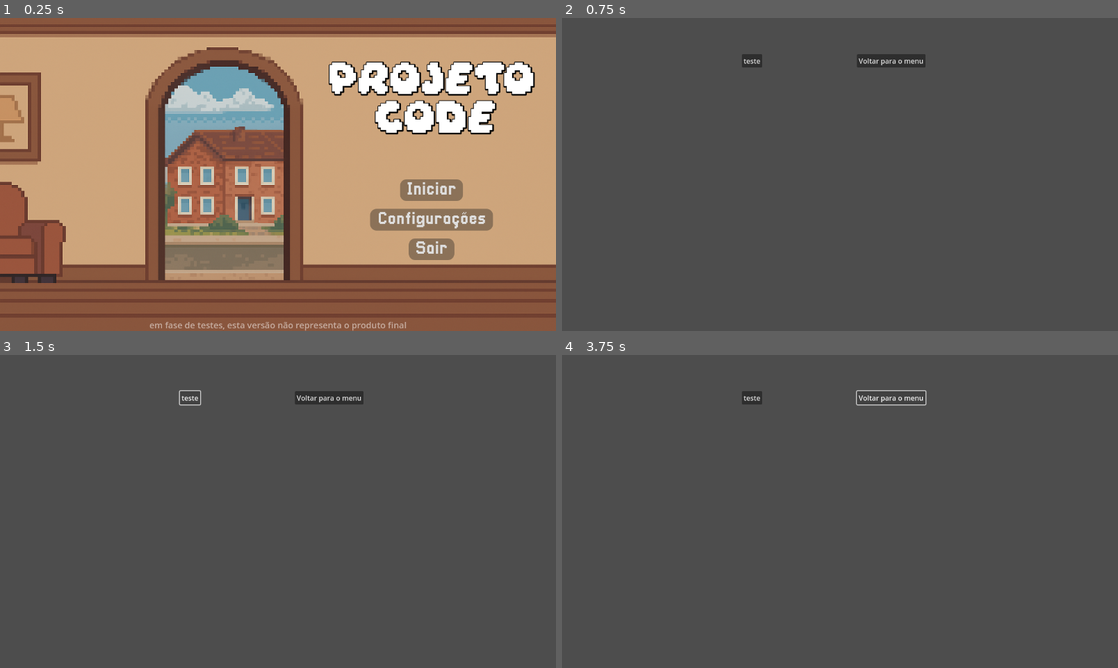
Above: before the commit, frames 1-4 (two rows, left to right).
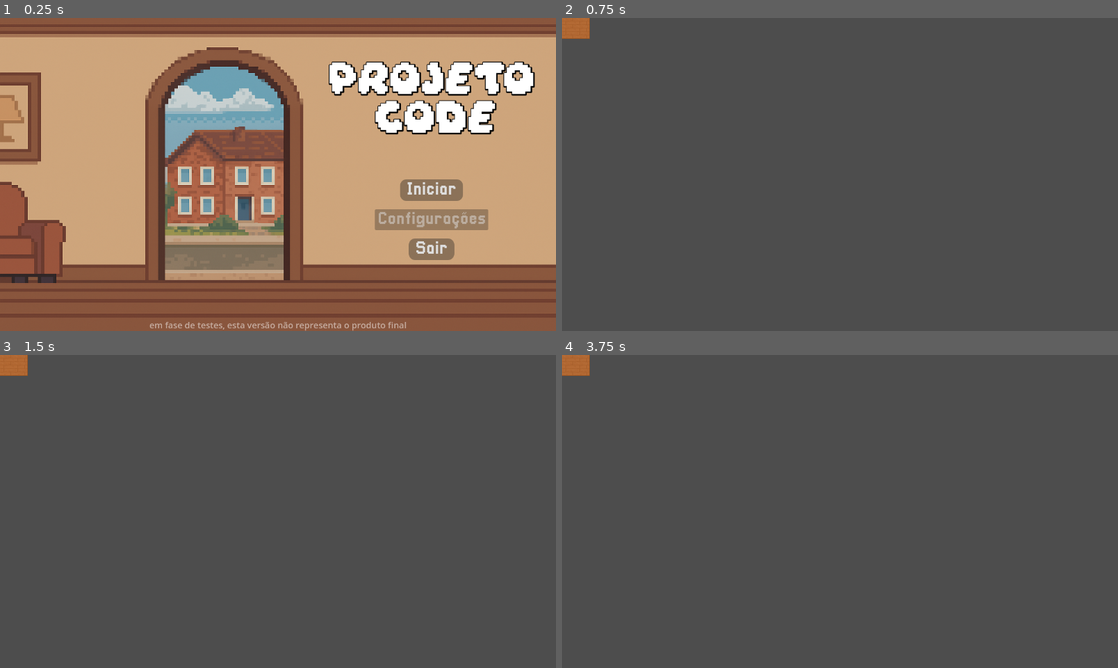
Above: after the commit, the same moments.

Repository: ggxrc/projeto-code
Game: Godot game, scene res://scenes/orquestrator/Orquestrador.tscn
Two runs of this game, one before a commit and one after it. Both use one fixed random seed, a clock stepped at 60 frames per second and the inputs below.
Inputs (mouse positions are in pixels of both pictures, inside the frame that each line leads up to):
- Up to frame 1 (0.25 s): no input
- Up to frame 2 (0.75 s): click "Iniciar" at 0.5 s
- Up to frame 3 (1.5 s): click (189, 398) at 1.25 s, where only the run before the commit has a clickable "teste"
- Up to frame 4 (3.75 s): click (751, 398) at 2 s, where only the run before the commit has a clickable "teste"; click (751, 398) at 2.75 s, where only the run before the commit has a clickable "teste"; click (890, 398) at 3.5 s, where only the run before the commit has a clickable "Voltar para o menu"

The runs differ from the first frame. In frame 1, 0.5% of the frame differs, in the area x 66-89%, y 60-68%; in frame 2, 1.0%, in the area x 0-66%, y 0-16%; in frame 3, 0.9%; in frame 4, 0.7%.

Commit message:
Mudanças no código do orquestrador

Diff:
--- a/scenes/main menu/MenuPrincipal.tscn
+++ b/scenes/main menu/MenuPrincipal.tscn
@@ -83,6 +83,7 @@
 [node name="Config" parent="VBoxContainer" instance=ExtResource("2_r2p0k")]
 layout_mode = 2
 size_flags_vertical = 6
+disabled = true
 text = "Configurações"
 icon_alignment = 1
 
--- a/scenes/orquestrator/Orquestrador.gd
+++ b/scenes/orquestrator/Orquestrador.gd
@@ -3,10 +3,16 @@
 
 @onready var menu_principal = $MenuPrincipal
 @onready var level_selection = $LevelSelection
+@onready var prologue = $Prologue
 
 func _on_voltar_menu_pressed() -> void:
 	menu_principal.visible = true
 
+func _on_iniciar_pressed() -> void:
+	prologue.visible = true
+	menu_principal.visible = false
+	level_selection.visible = false
 
-func _on_iniciar_pressed() -> void:
-	menu_principal.visible = false
+
+func _on_sair_pressed() -> void:
+	get_tree().quit()
--- a/scenes/orquestrator/Orquestrador.tscn
+++ b/scenes/orquestrator/Orquestrador.tscn
@@ -1,17 +1,22 @@
-[gd_scene load_steps=4 format=3 uid="uid://btos0oij5qmbx"]
+[gd_scene load_steps=5 format=3 uid="uid://btos0oij5qmbx"]
 
 [ext_resource type="Script" uid="uid://cnp0oes3tqdgi" path="res://scenes/orquestrator/Orquestrador.gd" id="1_vg7lu"]
 [ext_resource type="PackedScene" uid="uid://spucj3xk1p7h" path="res://scenes/level selection/LevelSelection.tscn" id="2_ddja5"]
 [ext_resource type="PackedScene" uid="uid://iy7ihik2nwjv" path="res://scenes/main menu/MenuPrincipal.tscn" id="3_n5i1m"]
+[ext_resource type="PackedScene" uid="uid://b56m6q8lb21x4" path="res://scenes/prologue/prologue.tscn" id="4_i3woc"]
 
-[node name="Orquestrador" type="Node"]
+[node name="Game" type="Node"]
 script = ExtResource("1_vg7lu")
 
 [node name="LevelSelection" parent="." instance=ExtResource("2_ddja5")]
 
+[node name="Prologue" parent="." instance=ExtResource("4_i3woc")]
+
 [node name="MenuPrincipal" parent="." instance=ExtResource("3_n5i1m")]
 
+[connection signal="pressed" from="LevelSelection/ScrollContainer/HFlowContainer/voltar_menu" to="." method="_on_voltar_menu_pressed"]
 [connection signal="pressed" from="MenuPrincipal/VBoxContainer/Iniciar" to="." method="_on_iniciar_pressed"]
+[connection signal="pressed" from="MenuPrincipal/VBoxContainer/Sair" to="." method="_on_sair_pressed"]
 
 [editable path="LevelSelection"]
 [editable path="MenuPrincipal"]
